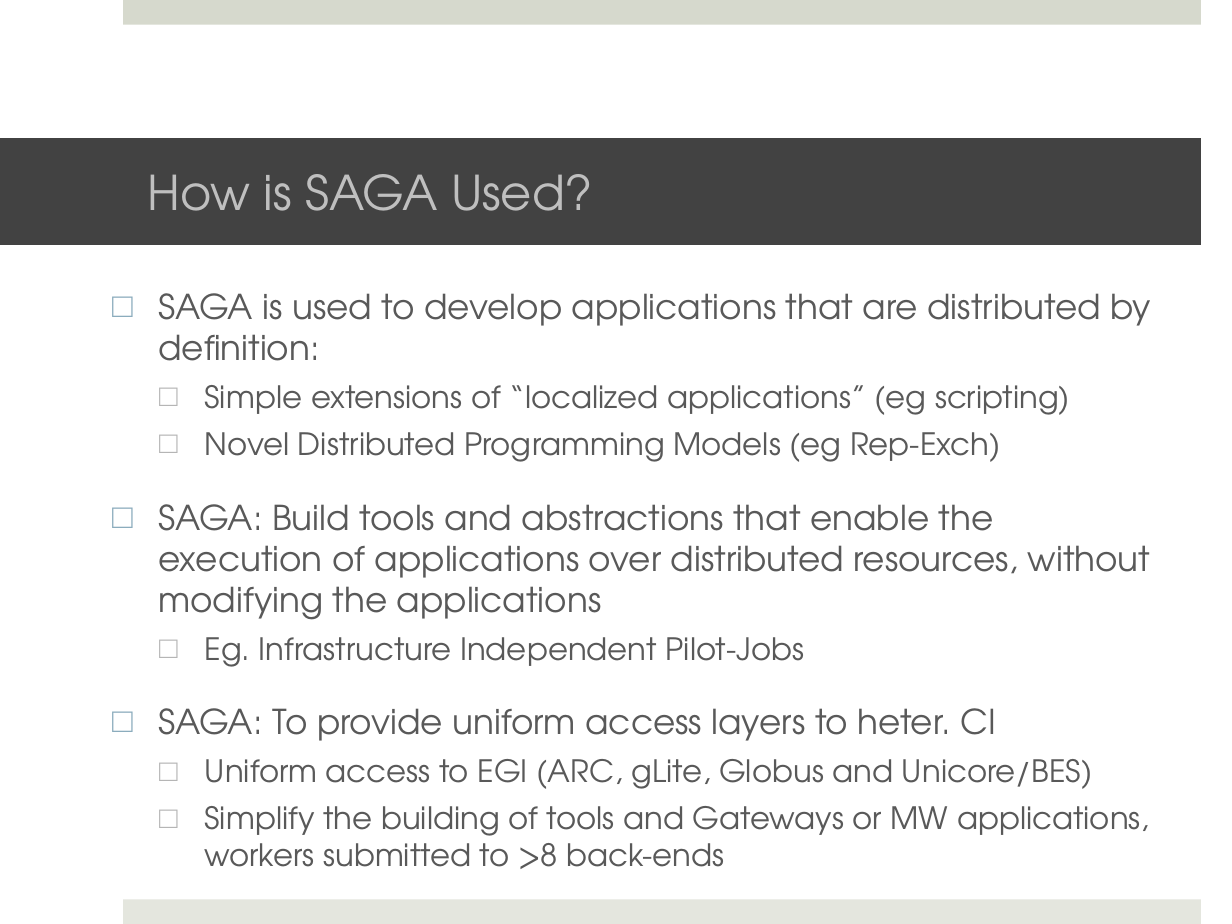
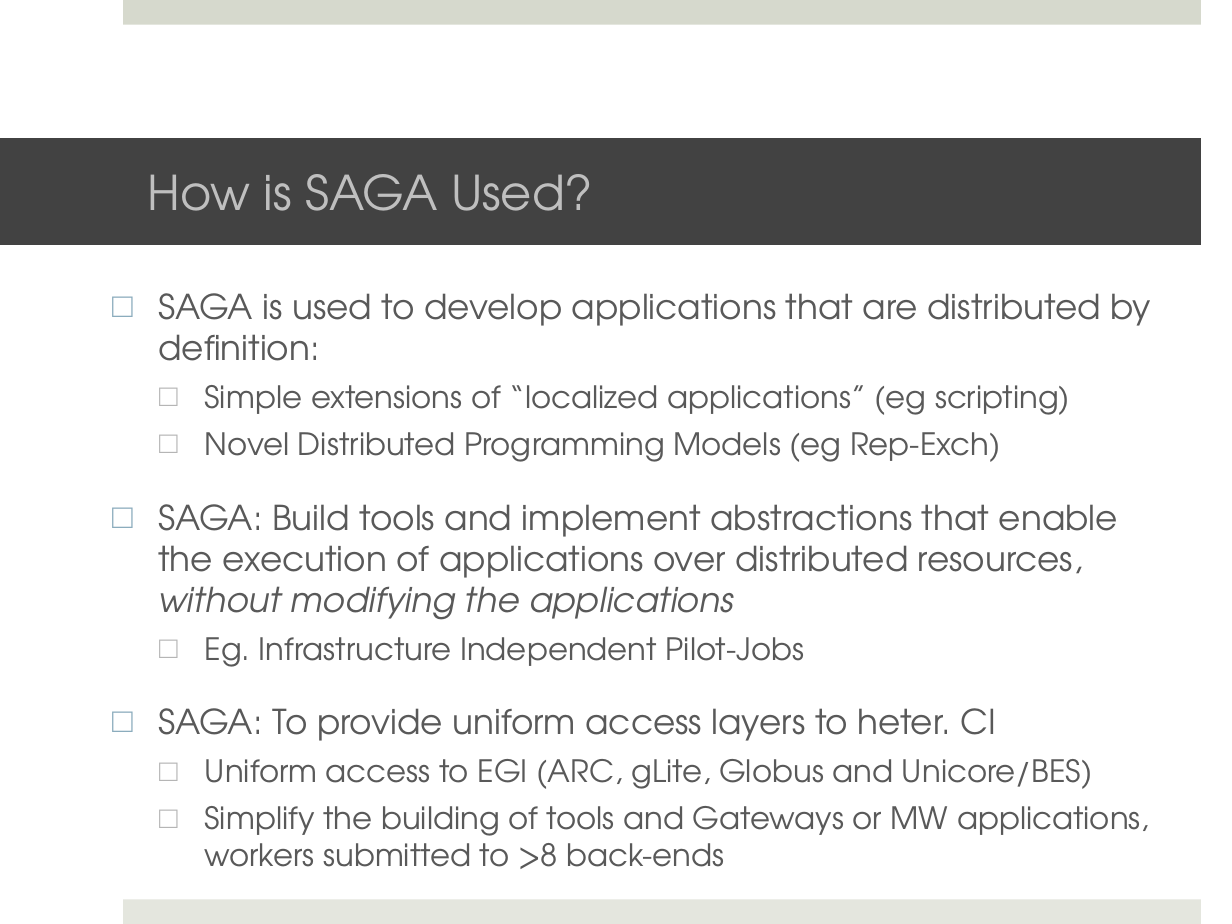
Before and after one commit to saga-project/saga-cpp-legacy-projects, a slide deck: slide 7 of tutorial/general_tutorial/SAGA-Intro-Conclusion.pptx (slide 6 before the commit). Drawn at 1232x924 pixels with LibreOffice and Linux fonts; fonts in the diff are those of the drawing; background and template pictures are left out. Boxes give left, top, right and bottom in pixels: in the first picture for what was removed or moved away, otherwise in the second. Text is boxed around its words. In the diff, an @@ line names an element or a change of style, - is before the commit and + after.

```diff
--- a/tutorial/general_tutorial/SAGA-Intro-Conclusion.pptx
+++ b/tutorial/general_tutorial/SAGA-Intro-Conclusion.pptx
@@ text at [158,504,1118,620]: text changed @@
-□ SAGA: Build tools and abstractions that enable the execution of applications over distributed resources, without modifying the applications
+□ SAGA: Build tools and implement abstractions that enable the execution of applications over distributed resources, without modifying the applications
```
Also in this commit, not shown: 1 other slide changed, 1 slide added.
